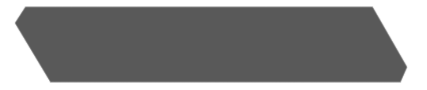
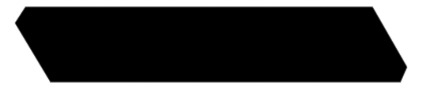
The second 427x90 image is a revision of the first. Changes to its layers:
"Layer 3": opacity 65% → 100% over 14, 6, 408, 83
